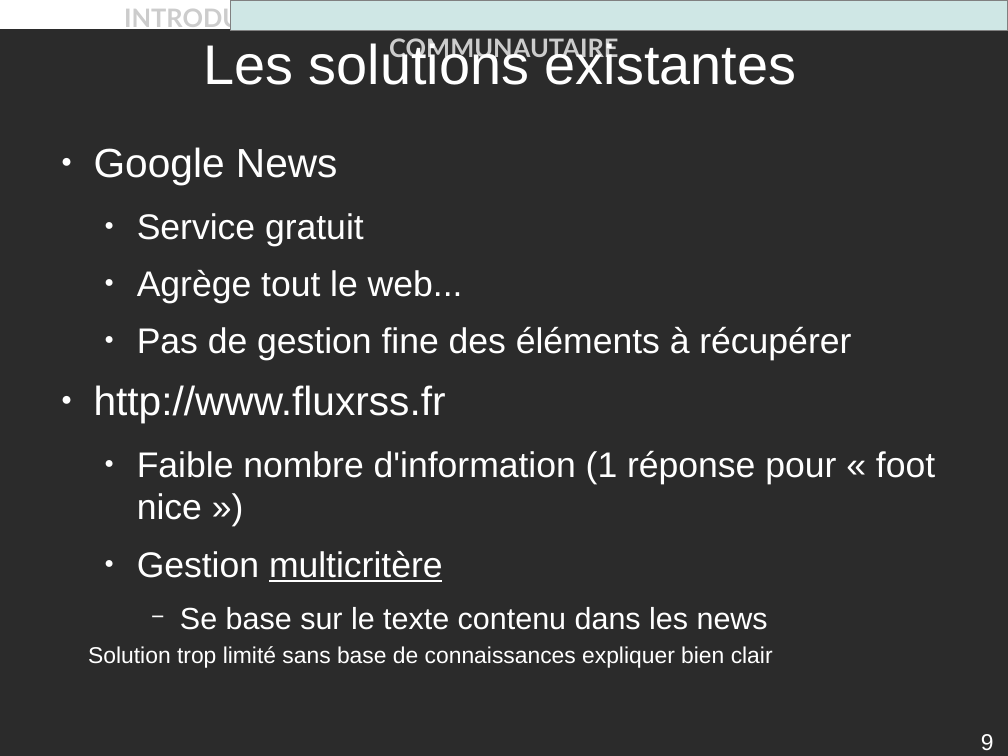
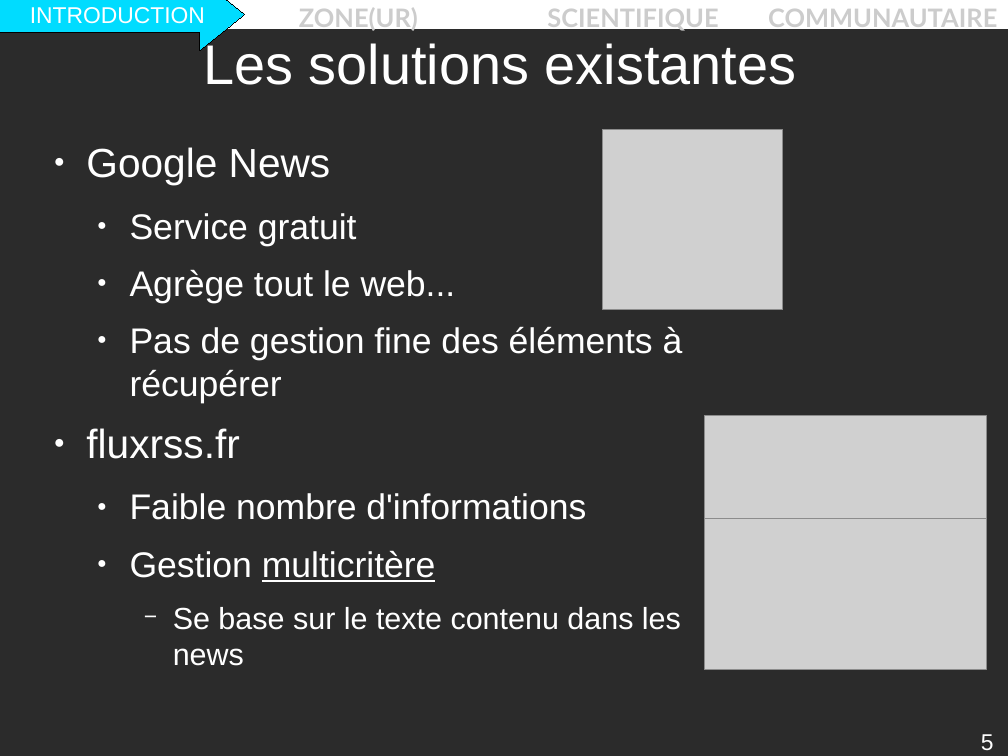
Before and after one commit to descl/ZONE, a slide deck: slide 5 of Rapport/presentation.odp (slide 9 before the commit). Drawn at 1008x756 pixels with LibreOffice and Linux fonts; fonts in the diff are those of the drawing; grey boxes stand for pictures; background and template pictures are left out; a plain dark background stands for a picture behind light text. Boxes give left, top, right and bottom in pixels: in the first picture for what was removed or moved away, otherwise in the second. Text is boxed around its words. In the diff, an @@ line names an element or a change of style, - is before the commit and + after.

```diff
--- a/Rapport/presentation.odp
+++ b/Rapport/presentation.odp
@@ text "INTRODUCTION ZONE(UR) SCIENTIFIQUE COMMUNAUTAIRE" rewrapped from <box>124,5,796,63</box> to <box>9,7,997,32</box> @@
@@ right arrow added at <box>0,0,245,50</box>, fill #00DCFF, outline #000000 0 pt, 18 pt, text #FFFFFF @@
+INTRODUCTION
@@ rectangle removed at <box>231,0,1008,30</box> @@
@@ text "Google News": place and size @@
-text "Google News" at <box>94,147,935,630</box>
+text "Google News" at <box>86,147,683,666</box>
@@ picture added at <box>603,130,783,310</box> @@
@@ picture added at <box>704,415,986,518</box> @@
@@ text at <box>86,428,586,520</box>: text changed @@
-● http://www.fluxrss.fr
-  ● Faible nombre d'information (1 réponse pour « foot nice »)
+● fluxrss.fr
+  ● Faible nombre d'informations
@@ picture added at <box>704,516,986,670</box> @@
@@ text removed at <box>88,646,773,668</box> @@
-Solution trop limité sans base de connaissances expliquer bien clair
@@ page number at <box>981,734,994,750</box>: text changed @@
-9
+5
```
Also in this commit, not shown: 27 other slides changed, 8 slides added, 20 slides removed.
